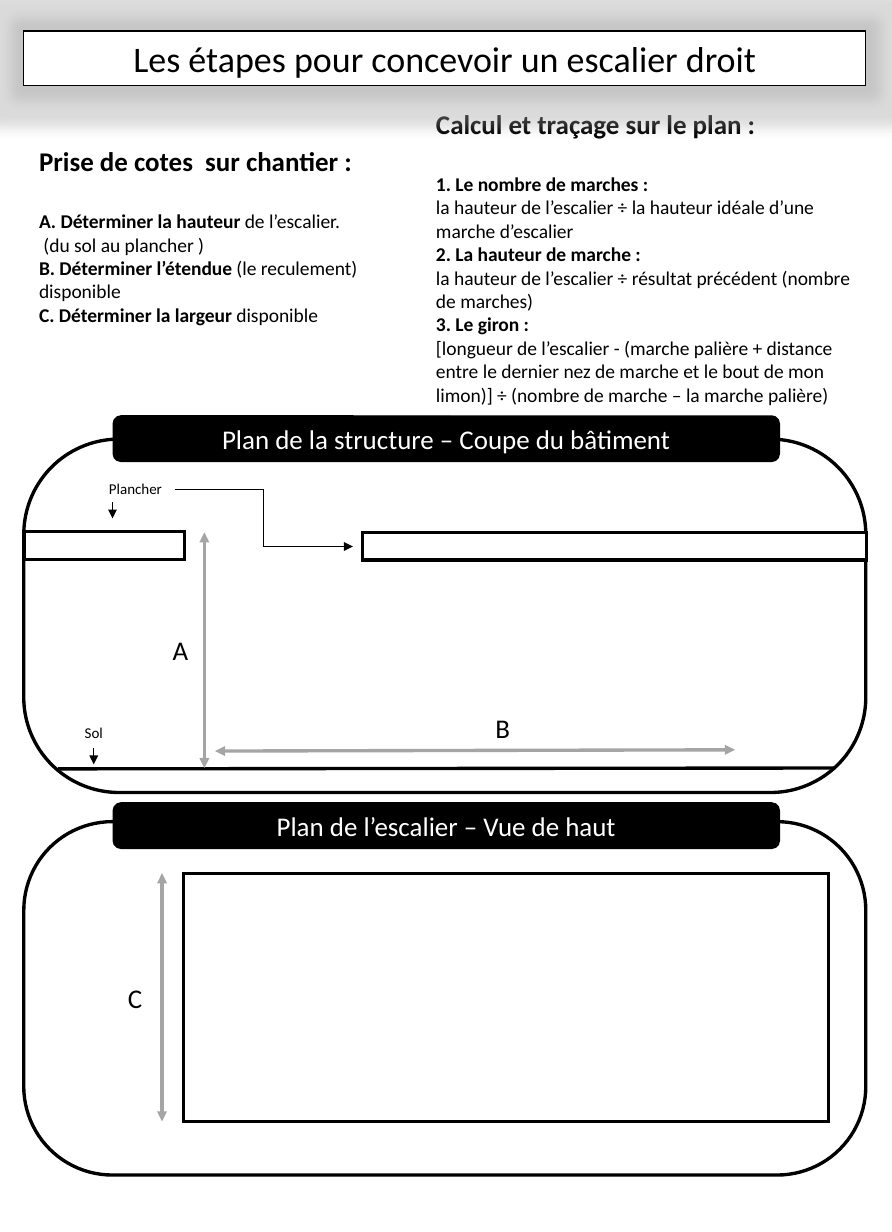
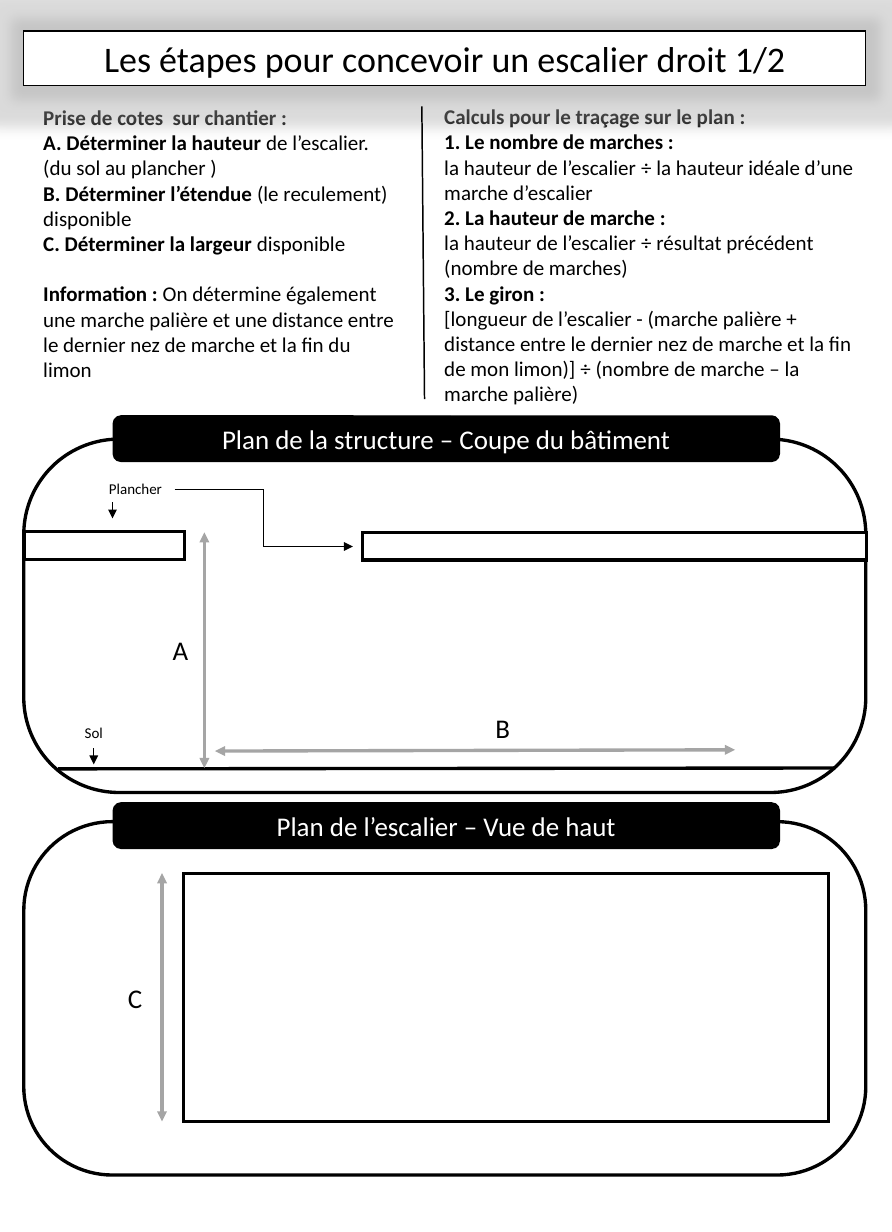
Before and after one commit to kduchevreuil/Cours-Menuiserie, a slide deck: slide 5 of Les escaliers.pptx. Drawn at 892x1232 pixels with LibreOffice and Linux fonts; fonts in the diff are those of the drawing. Boxes give left, top, right and bottom in pixels: in the first picture for what was removed or moved away, otherwise in the second. Text is boxed around its words. In the diff, an @@ line names an element or a change of style, - is before the commit and + after.

```diff
--- a/Les escaliers.pptx
+++ b/Les escaliers.pptx
@@ text in rectangle at box(104, 47, 785, 78): text changed @@
-Les étapes pour concevoir un escalier droit
+Les étapes pour concevoir un escalier droit 1/2
@@ text "Prise de cotes sur chantier ...": place and size @@
-text "Prise de cotes sur chantier ..." at box(39, 152, 357, 326)
+text "Prise de cotes sur chantier ..." at box(43, 110, 394, 377)
@@ text at box(43, 110, 387, 255): size 18 to 14 pt in "Prise de cotes sur chantier :"; size 13 to 14 pt in "B. Déterminer l’étendue (le reculement) disponible", "C. Déterminer la largeur disponible" @@
@@ line added from (422, 107) to (424, 399), #000000 1 pt @@
@@ text "Calculs pour le traçage sur ...": place and size @@
-text "Calculs pour le traçage sur ..." at box(436, 115, 850, 405)
+text "Calculs pour le traçage sur ..." at box(444, 109, 853, 405)
@@ text at box(444, 109, 735, 128): text changed; size 18 to 14 pt @@
-Calcul et traçage sur le plan :
+Calculs pour le traçage sur le plan :
@@ text at box(43, 135, 369, 179): text changed; size 13 to 14 pt @@
-A. Déterminer la hauteur de l’escalier.
-(du sol au plancher )
+A. Déterminer la hauteur de l’escalier. (du sol au plancher )
@@ text at box(444, 134, 853, 305): size 13 to 14 pt in "1. Le nombre de marches :", "la hauteur de l’escalier ÷ la hauteur ...", "2. La hauteur de marche :", "la hauteur de l’escalier ÷ résultat précédent ..." and 1 more places @@
@@ text at box(43, 286, 394, 377): paragraph added @@
+Information : On détermine également une marche palière et une distance entre le dernier nez de marche et la fin du limon
@@ text at box(444, 311, 851, 405): text changed; size 13 to 14 pt @@
-[longueur de l’escalier - (marche palière + distance entre le dernier nez de marche et le bout de mon limon)] ÷ (nombre de marche – la marche palière)
+[longueur de l’escalier - (marche palière + distance entre le dernier nez de marche et la fin de mon limon)] ÷ (nombre de marche – la marche palière)
```
Also in this commit, not shown: 10 other slides changed, 3 slides added, 1 other file.
